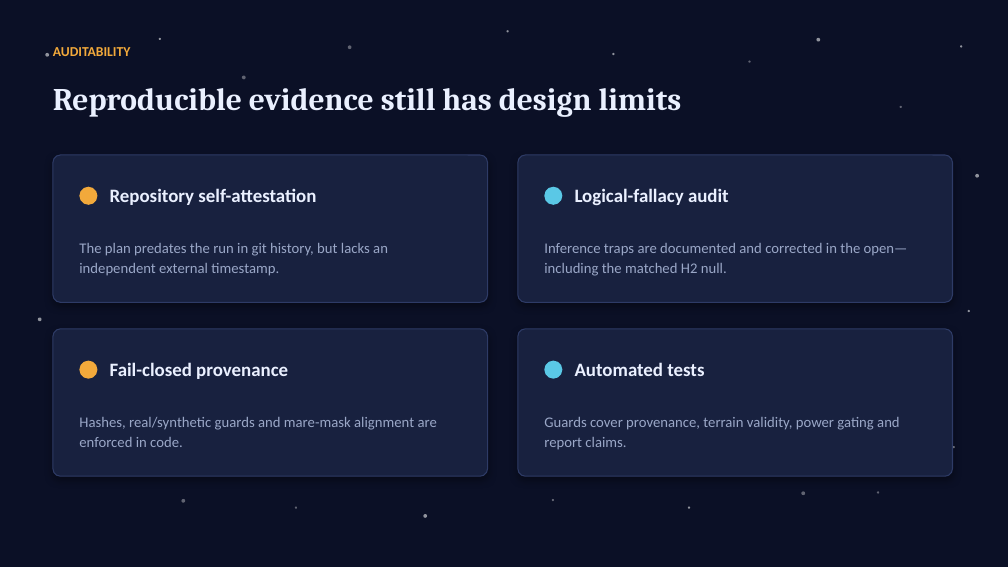
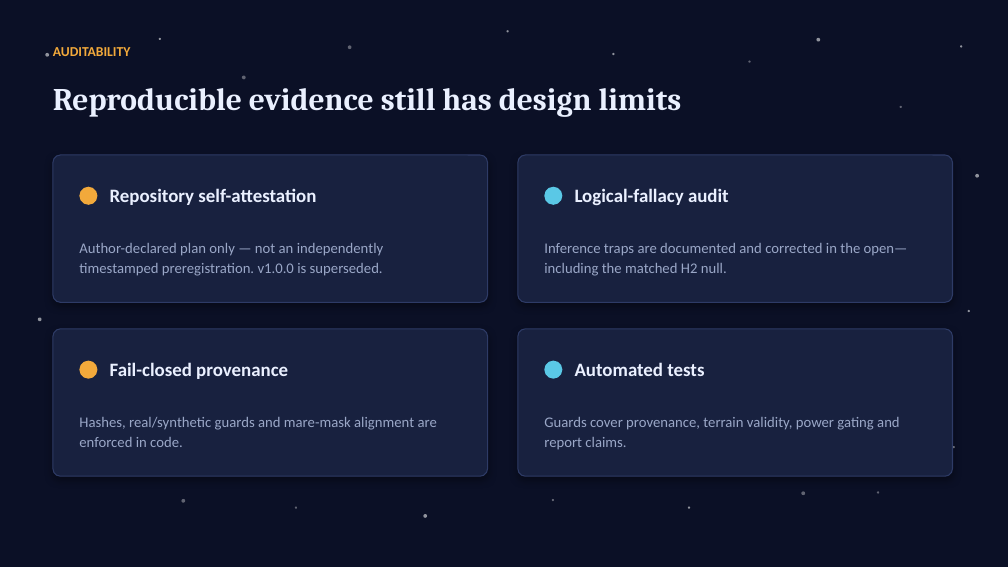
Before and after one commit to lemoon01110/Lunar-Titanium-Magnetism, a slide deck: slide 8 of Paper-and-Pitch/Pitch.pptx. Drawn at 1008x567 pixels with LibreOffice and Linux fonts; fonts in the diff are those of the drawing. Boxes give left, top, right and bottom in pixels: in the first picture for what was removed or moved away, otherwise in the second. Text is boxed around its words. In the diff, an @@ line names an element or a change of style, - is before the commit and + after.

```diff
--- a/Paper-and-Pitch/Pitch.pptx
+++ b/Paper-and-Pitch/Pitch.pptx
@@ text at box(79, 243, 384, 276): text changed @@
-The plan predates the run in git history, but lacks an independent external timestamp.
+Author-declared plan only — not an independently timestamped preregistration. v1.0.0 is superseded.
```
Also in this commit, not shown: 10 other slides changed, 34 other files.
